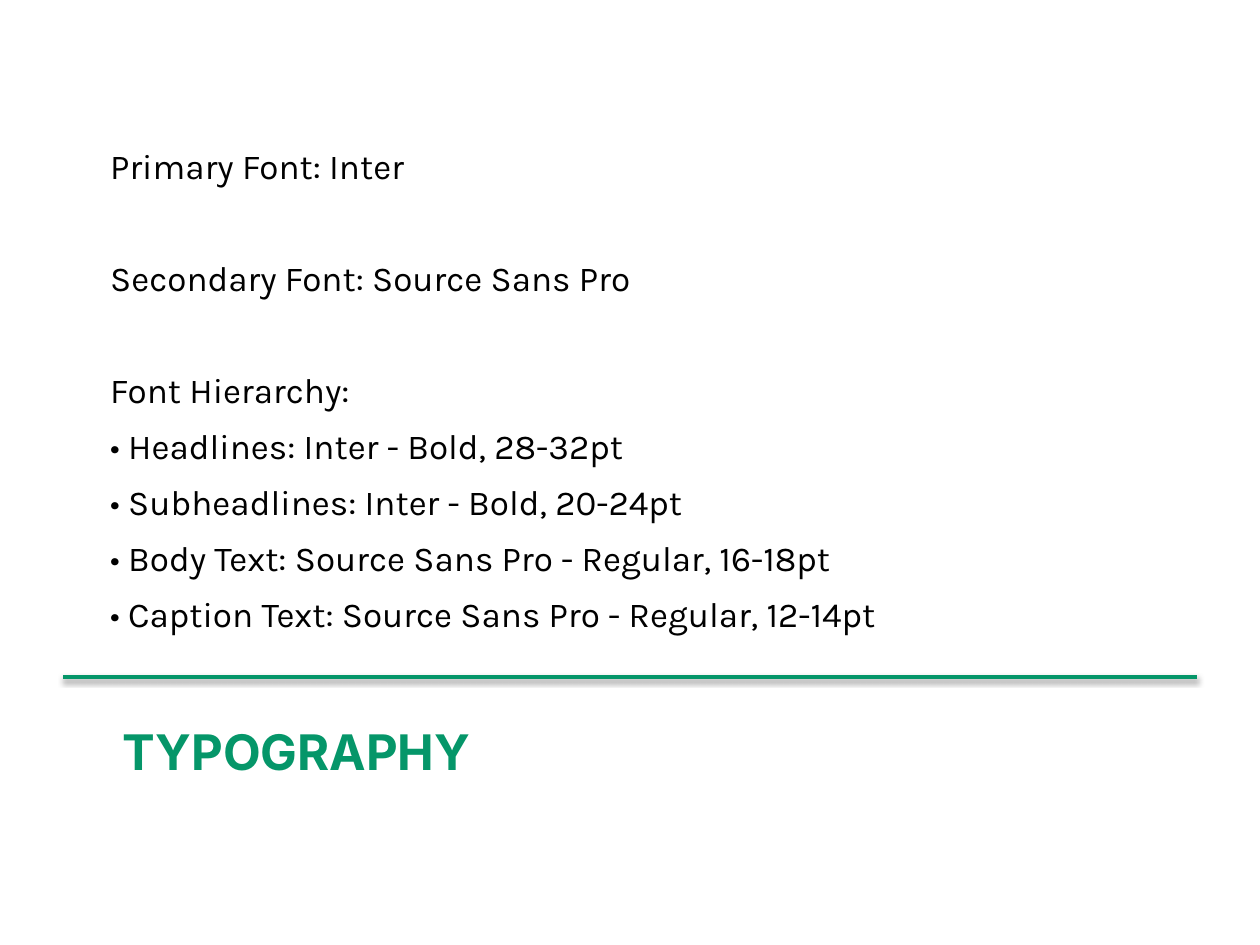
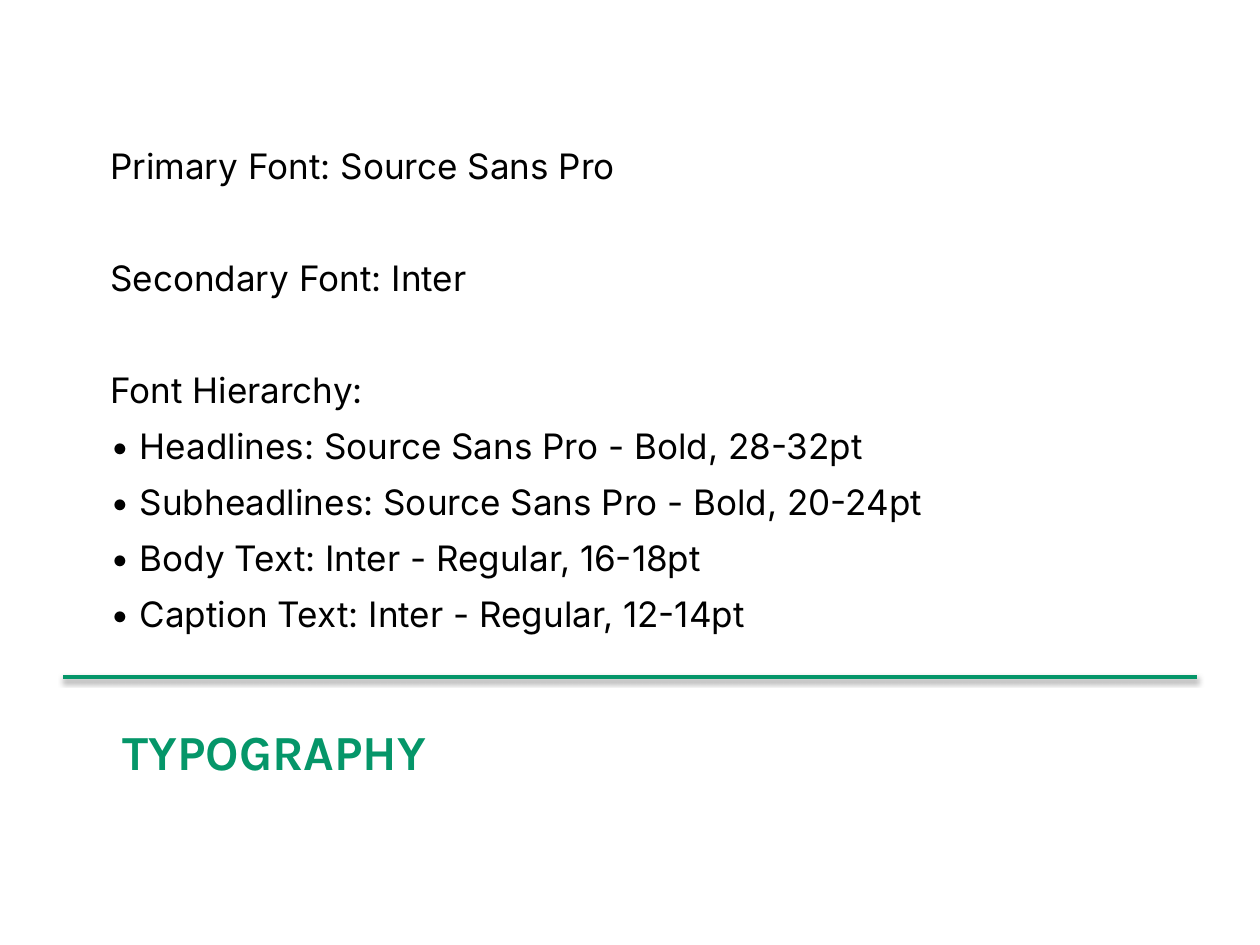
Before and after one commit to md-anas-sabah/brand_book_generator_crewai, a slide deck: slide 16 of output/chaayos/chaayos_enhanced_brand_book.pptx. Drawn at 1260x945 pixels with LibreOffice and Linux fonts; fonts in the diff are those of the drawing. Boxes give left, top, right and bottom in pixels: in the first picture for what was removed or moved away, otherwise in the second. Text is boxed around its words. In the diff, an @@ line names an element or a change of style, - is before the commit and + after.

```diff
--- a/output/chaayos/chaayos_enhanced_brand_book.pptx
+++ b/output/chaayos/chaayos_enhanced_brand_book.pptx
@@ text at bbox=[110, 152, 615, 299]: text changed; font Karla to Inter @@
-Primary Font: Inter
-Secondary Font: Source Sans Pro
+Primary Font: Source Sans Pro
+Secondary Font: Inter
@@ text at bbox=[110, 376, 363, 411]: font Karla to Inter in "Font Hierarchy:" @@
@@ text at bbox=[140, 432, 922, 635]: text changed; font Karla to Inter @@
-• Headlines: Inter - Bold, 28-32pt
-• Subheadlines: Inter - Bold, 20-24pt
-• Body Text: Source Sans Pro - Regular, 16-18pt
-• Caption Text: Source Sans Pro - Regular, 12-14pt
+• Headlines: Source Sans Pro - Bold, 28-32pt
+• Subheadlines: Source Sans Pro - Bold, 20-24pt
+• Body Text: Inter - Regular, 16-18pt
+• Caption Text: Inter - Regular, 12-14pt
@@ text "TYPOGRAPHY" at bbox=[123, 737, 426, 771]: font Inter to Karla @@
```
Also in this commit, not shown: 19 other slides changed, 1 slide added, 36 other files.
